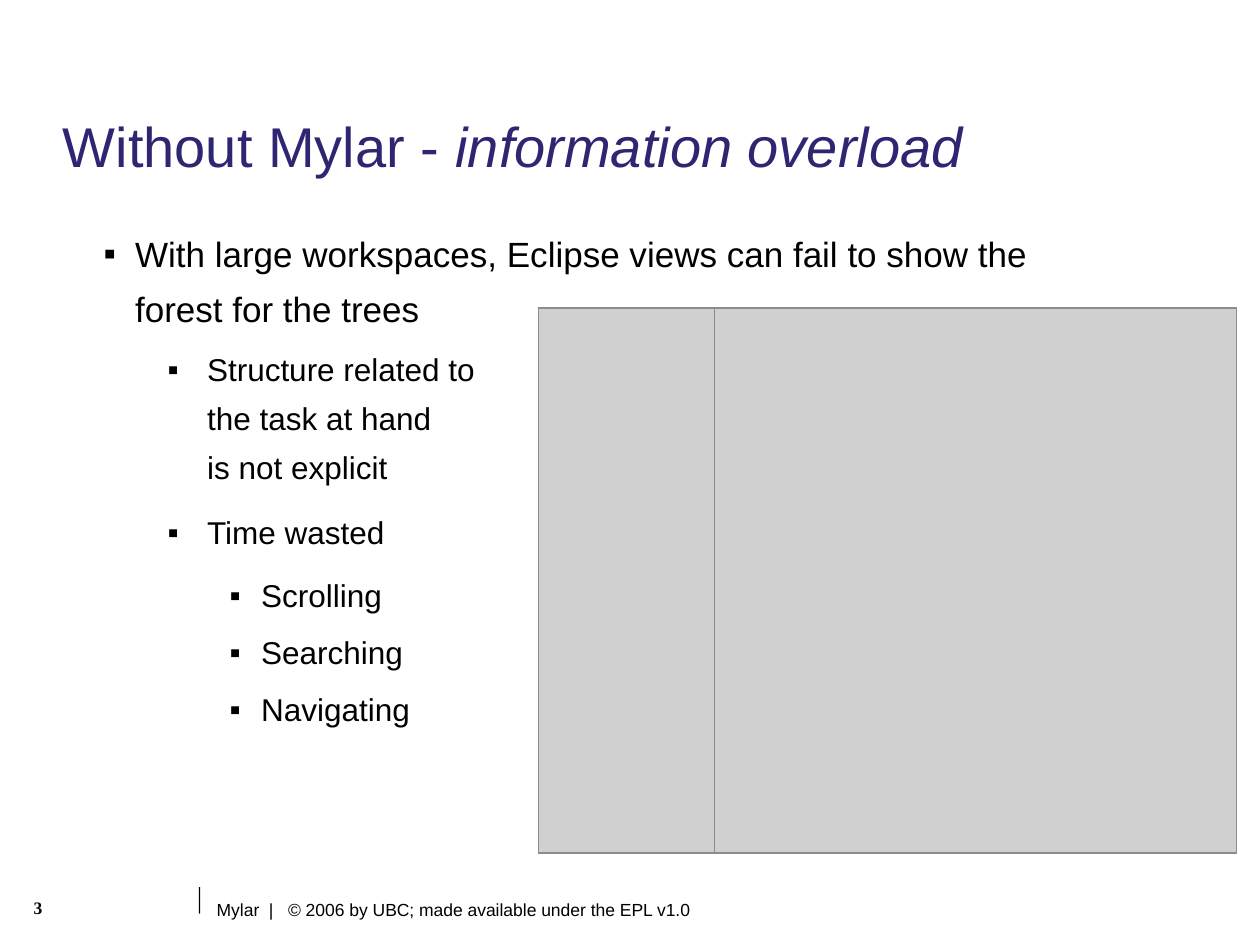
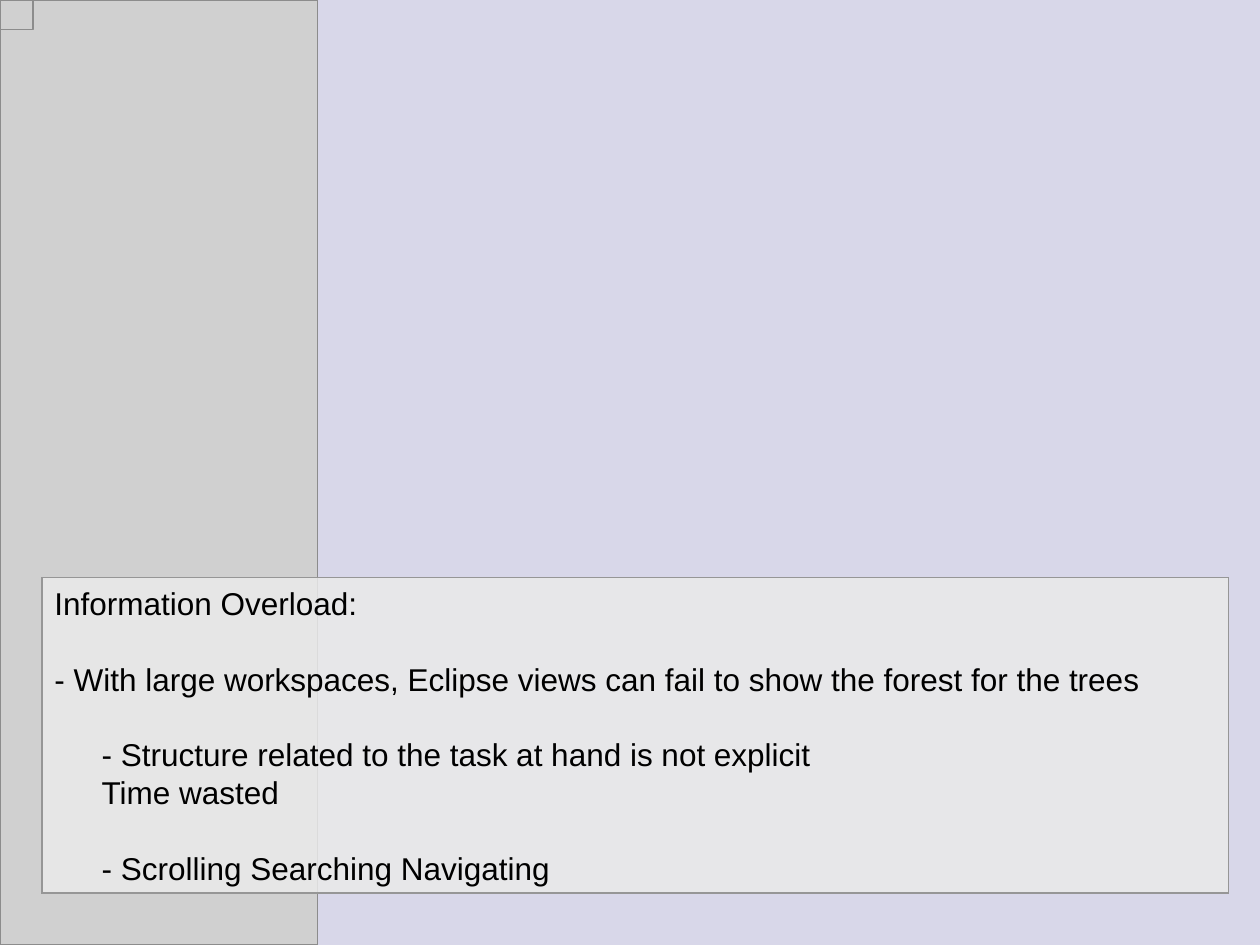
Before and after one commit to eclipse-mylyn/mylyn-website, a slide deck: slide 4 of publications/2006-03-mylar-eclipsecon.ppt (slide 3 before the commit). Drawn at 1260x945 pixels with LibreOffice and Linux fonts; fonts in the diff are those of the drawing; grey boxes stand for pictures; background and template pictures are left out. Boxes give left, top, right and bottom in pixels: in the first picture for what was removed or moved away, otherwise in the second. Text is boxed around its words. In the diff, an @@ line names an element or a change of style, - is before the commit and + after.

Commit message:
Progress on: prepare eclipsecon talk and slides

```diff
--- a/publications/2006-03-mylar-eclipsecon.ppt
+++ b/publications/2006-03-mylar-eclipsecon.ppt
@@ picture: place and size @@
-picture at (538,307,1236,853)
+picture at (0,0,318,945)
@@ picture: place and size @@
-picture at (538,307,714,853)
+picture at (0,0,33,29)
@@ rectangle added at (0,0,1260,945), fill #D8D7E9 @@
@@ title removed at (63,126,963,178) @@
-Without Mylar - information overload
@@ rectangle "Information Overload:": place and size @@
-rectangle "Information Overload:" at (135,241,1027,727)
+rectangle "Information Overload:" at (42,577,1228,892)
@@ rectangle "Information Overload:" at (42,577,1228,892): fill none to #EAEAEA at 85% opacity; outline none to #969696 0.99 pt @@
@@ text in rectangle at (54,592,1139,772): text changed; size 20 to 18 pt @@
-▪ With large workspaces, Eclipse views can fail to show the
-  forest for the trees
-  ▪ Structure related to
-    the task at hand
-    is not explicit
+Information Overload:
+- With large workspaces, Eclipse views can fail to show the forest for the trees
+  - Structure related to the task at hand is not explicit
@@ text in rectangle at (102,781,279,805): bullet ▪ to none; line spacing 1.3 to 1; less space between paragraphs @@
@@ text in rectangle at (121,857,550,886): text changed @@
-    ▪ Scrolling
-    ▪ Searching
-    ▪ Navigating
+    - Scrolling Searching Navigating
@@ line removed from (199, 887) to (199, 914) @@
@@ page number removed at (34,902,43,914) @@
-3
@@ text removed at (217,903,690,920) @@
-Mylar | © 2006 by UBC; made available under the EPL v1.0
```
Also in this commit, not shown: 10 other slides changed, 6 slides added, 3 slides removed.
